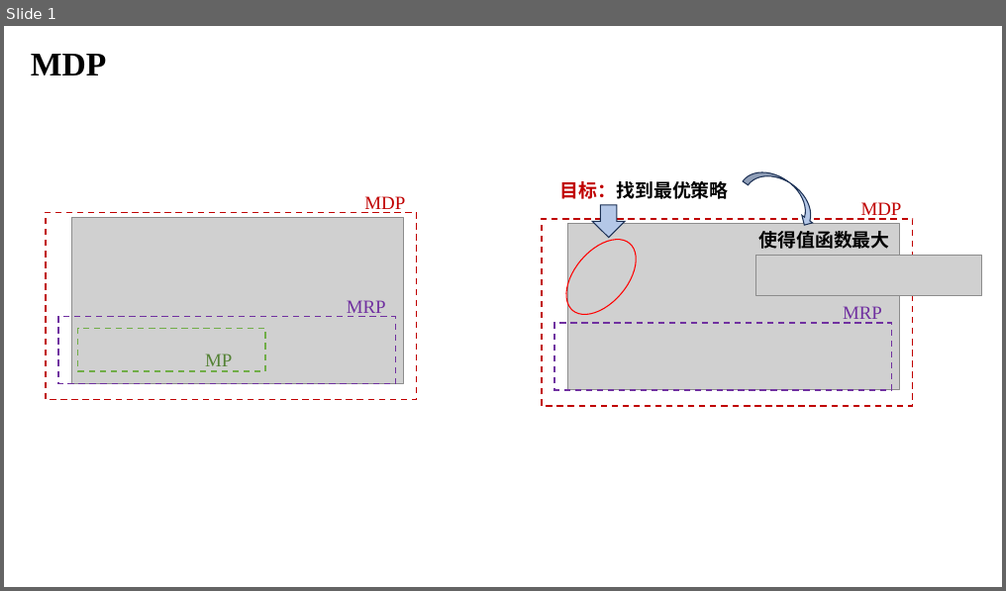
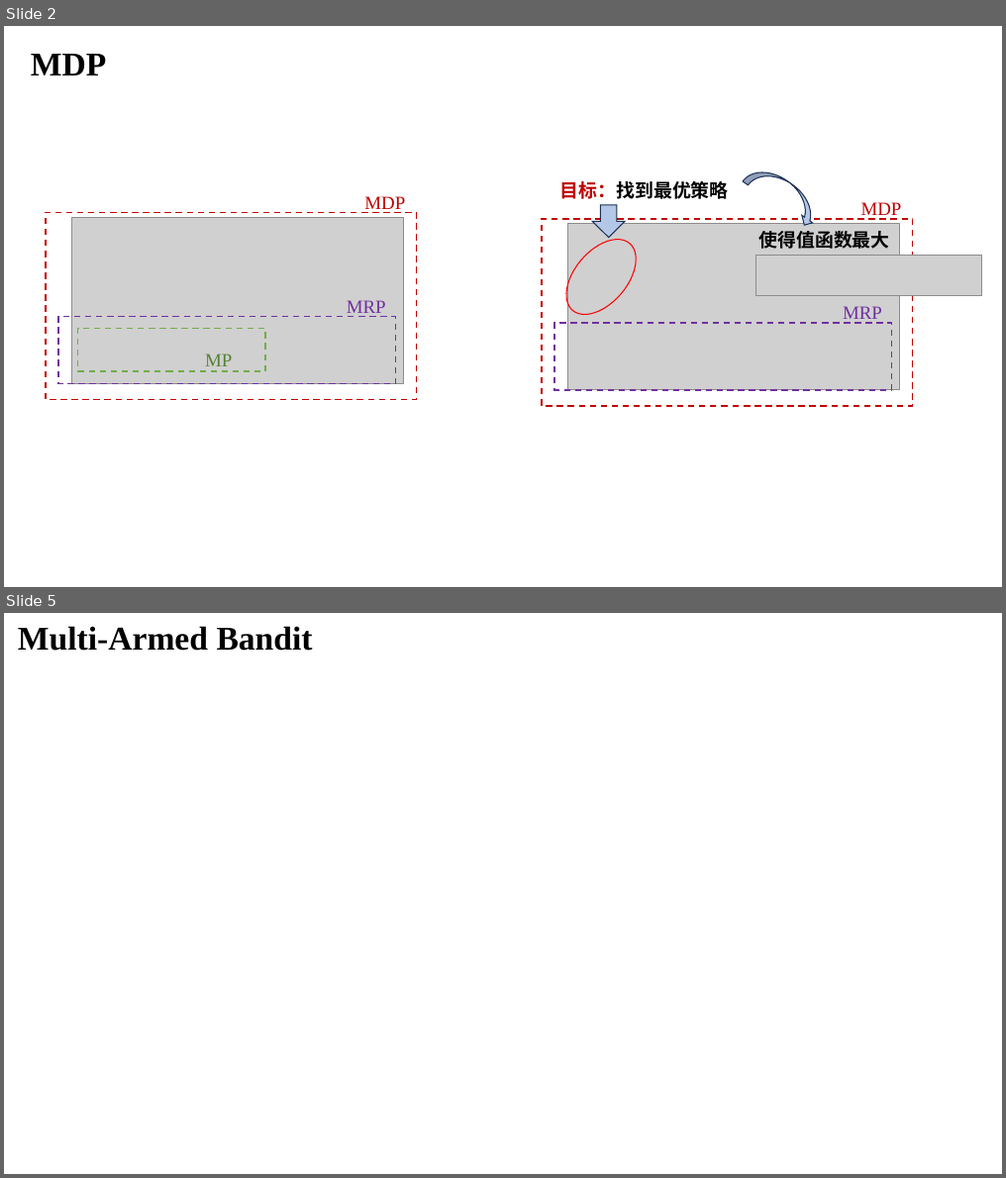
Before and after one commit to ying123ww/public_major, a slide deck: Course notes/RL/RL笔记.pptx. Shown one above the other, each under a label of ours: slide 1 before the commit, slides 2 and 5 after it; the slides between them are not shown. The pictures are 1006x591 and 1006x1178 pixels, drawn with LibreOffice and Linux fonts; fonts in the diff are those of the drawing; grey boxes stand for pictures. Boxes give left, top, right and bottom in pixels: in the first picture for what was removed or moved away, otherwise in the second. Text is boxed around its words. In the diff, an @@ line names an element or a change of style, - is before the commit and + after.

```diff
--- a/Course notes/RL/RL笔记.pptx
+++ b/Course notes/RL/RL笔记.pptx
@@ slide 5 added at [4,613,1002,1174], background #FFFFFF @@
@@ text added at [18,626,313,651], 32 pt, text #000000, bold @@
+Multi-Armed Bandit
@@ what was slide 1 is now slide 2 @@
```
Also in this commit, not shown: 2 slides changed, 1 other slide added, 6 other files.
